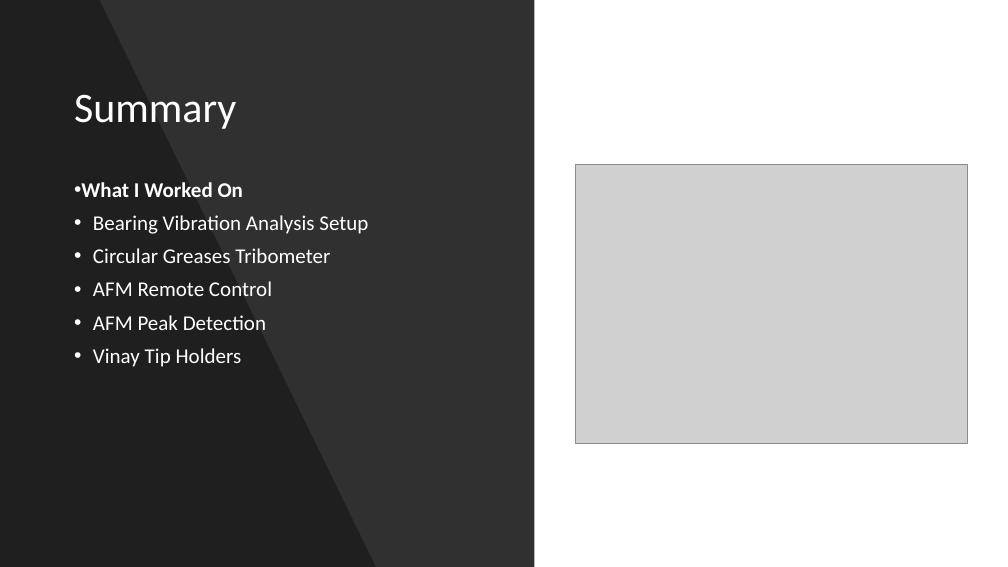
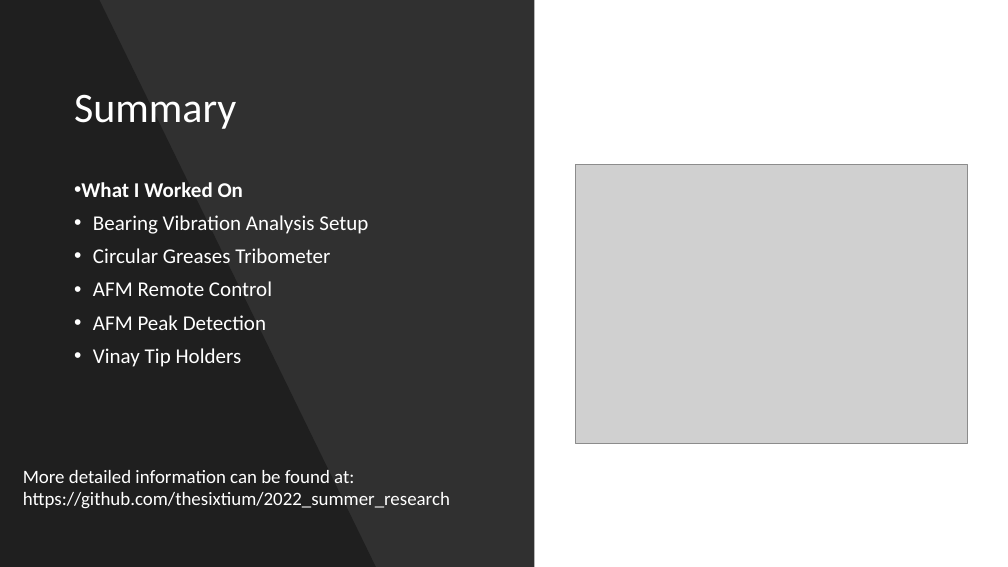
Before and after one commit to thesixtium/2022_summer_research, a slide deck: slide 2 of Aleksanders Summer Research Culmination.pptx. Drawn at 1008x567 pixels with LibreOffice and Linux fonts; fonts in the diff are those of the drawing; grey boxes stand for pictures. Boxes give left, top, right and bottom in pixels: in the first picture for what was removed or moved away, otherwise in the second. Text is boxed around its words. In the diff, an @@ line names an element or a change of style, - is before the commit and + after.

```diff
--- a/Aleksanders Summer Research Culmination.pptx
+++ b/Aleksanders Summer Research Culmination.pptx
@@ text added at (23,470,450,509), 18 pt, text #FFFFFF @@
+More detailed information can be found at:
+https://github.com/thesixtium/2022_summer_research
```
